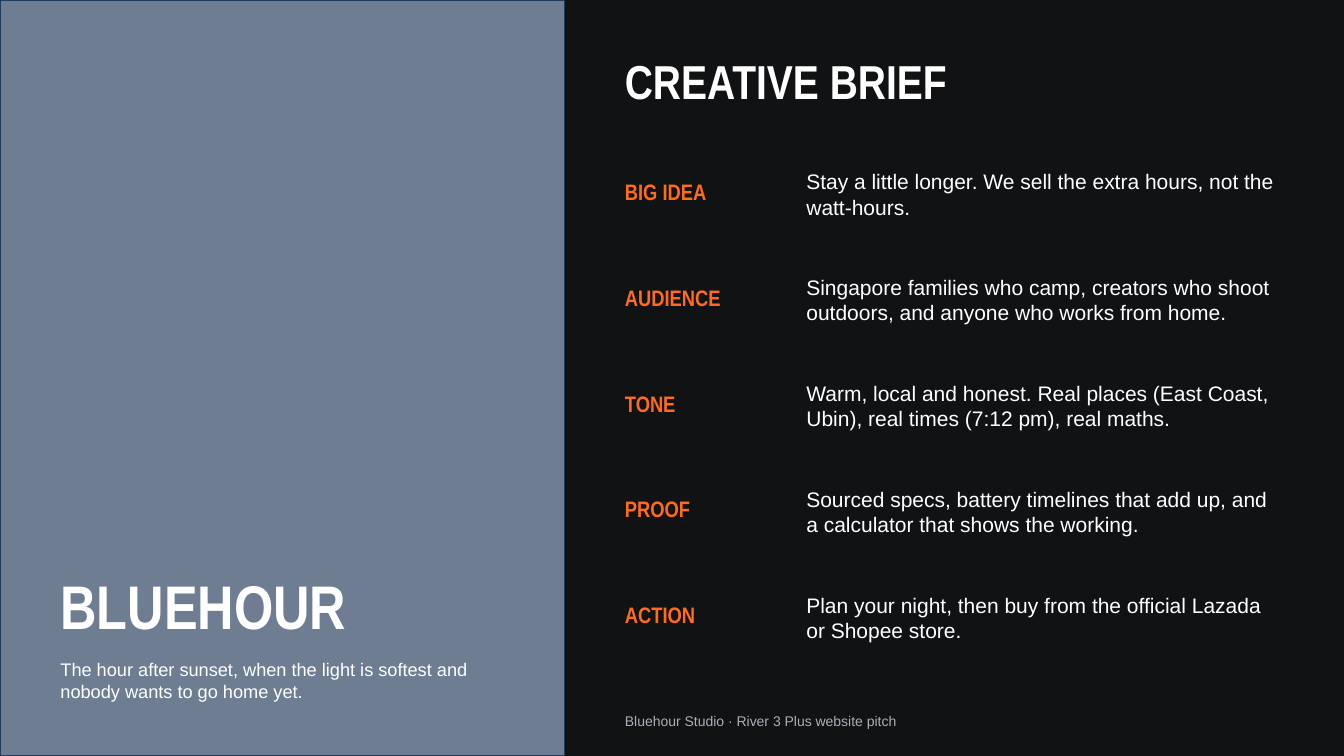
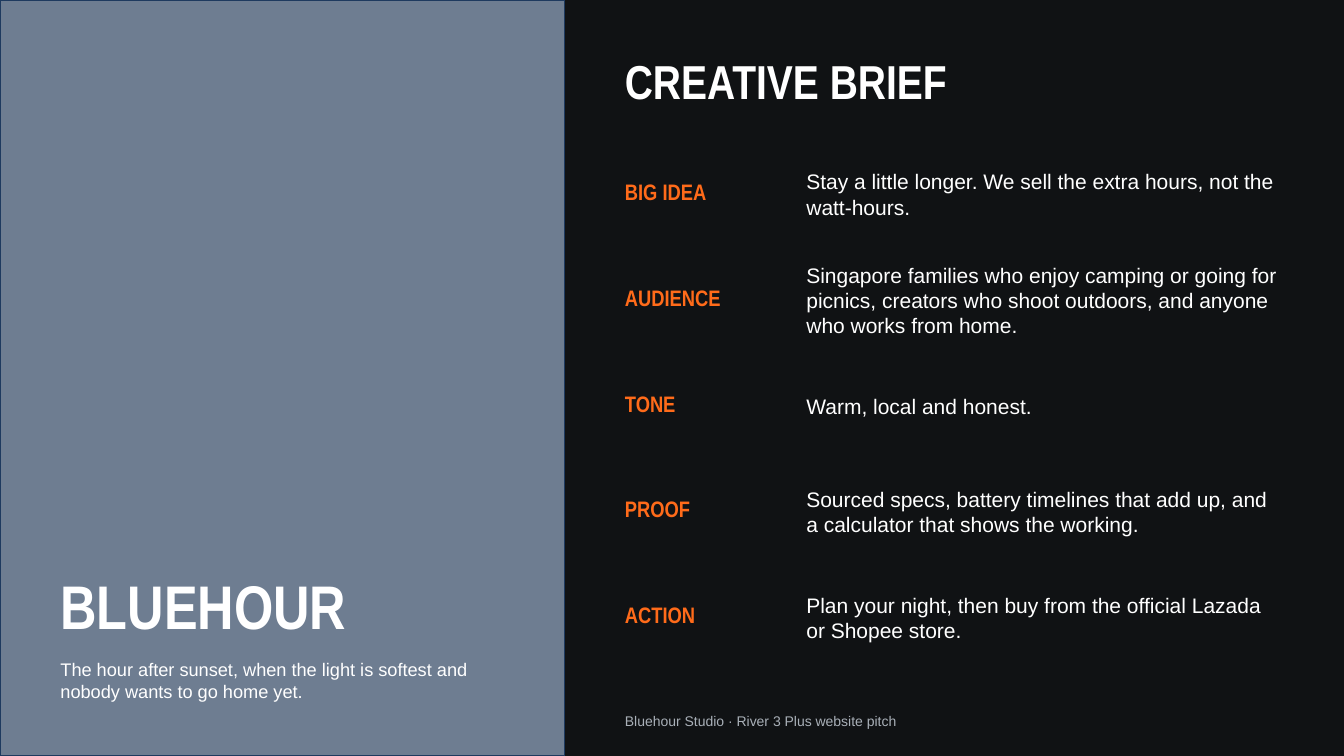
Before and after one commit to thecpinsiders/CS2024-Project-Website, a slide deck: slide 7 of Bluehour-Pitch-Deck.pptx. Drawn at 1344x756 pixels with LibreOffice and Linux fonts; fonts in the diff are those of the drawing; grey boxes stand for pictures. Boxes give left, top, right and bottom in pixels: in the first picture for what was removed or moved away, otherwise in the second. Text is boxed around its words. In the diff, an @@ line names an element or a change of style, - is before the commit and + after.

Commit message:
powerpoint

```diff
--- a/Bluehour-Pitch-Deck.pptx
+++ b/Bluehour-Pitch-Deck.pptx
@@ text at [806,267,1276,334]: text changed @@
-Singapore families who camp, creators who shoot outdoors, and anyone who works from home.
+Singapore families who enjoy camping or going for picnics, creators who shoot outdoors, and anyone who works from home.
@@ text at [806,398,1032,417]: text changed @@
-Warm, local and honest. Real places (East Coast, Ubin), real times (7:12 pm), real maths.
+Warm, local and honest.
```
Also in this commit, not shown: 1 other slide changed.
